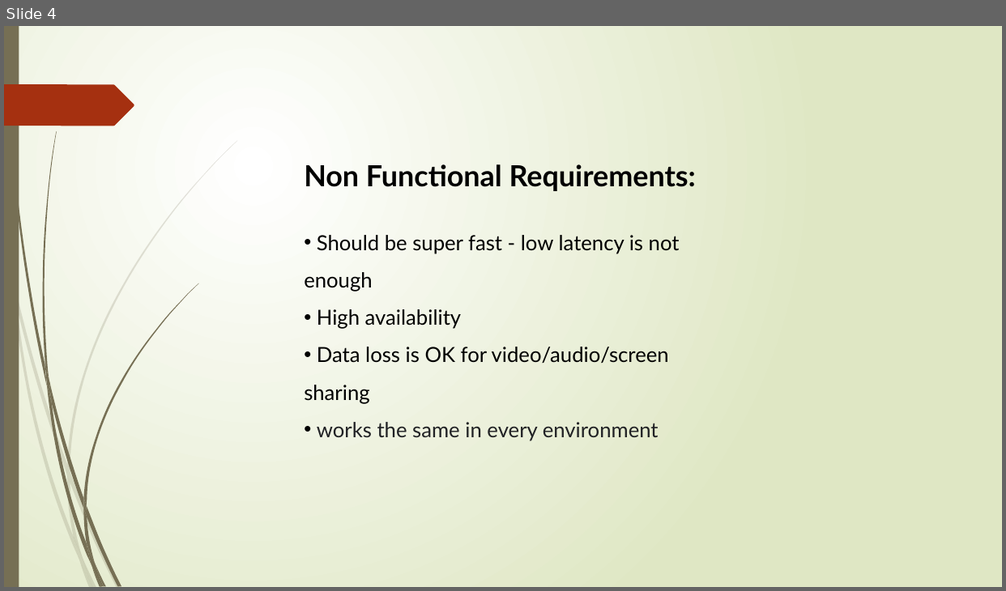
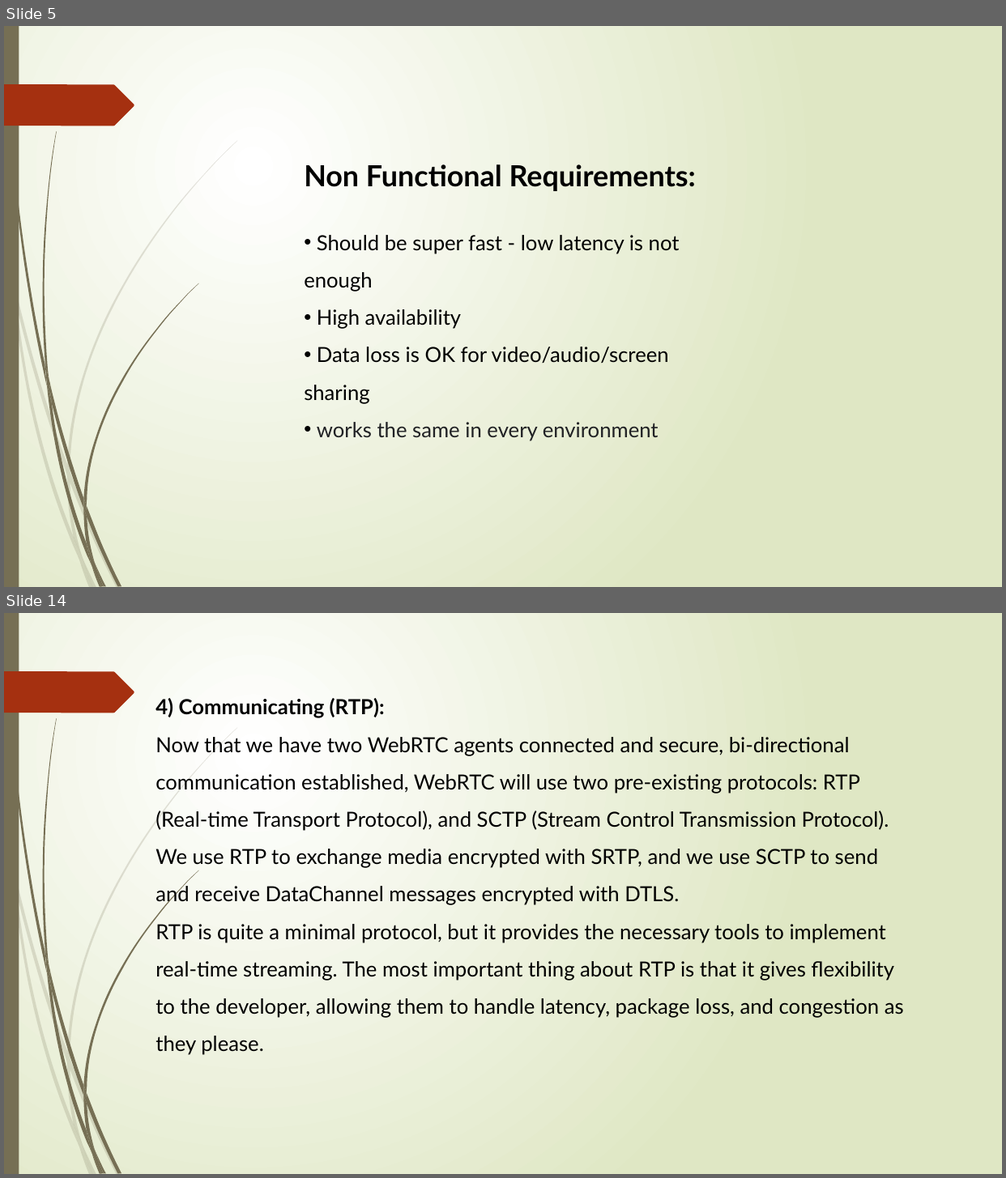
Before and after one commit to ShubhamOulkar/Video-Conferencing-Web-App, a slide deck: report_folder/detail_project_report.pptx. Shown one above the other, each under a label of ours: slide 4 before the commit, slides 5 and 14 after it; the slides between them are not shown. The pictures are 1006x591 and 1006x1178 pixels, drawn with LibreOffice and Linux fonts; fonts in the diff are those of the drawing. Boxes give left, top, right and bottom in pixels: in the first picture for what was removed or moved away, otherwise in the second. Text is boxed around its words. In the diff, an @@ line names an element or a change of style, - is before the commit and + after.

```diff
--- a/report_folder/detail_project_report.pptx
+++ b/report_folder/detail_project_report.pptx
@@ slide 14 added at [4,613,1002,1174], background gradient #FFFFFF to #DFE8C4; not listed: 24 template elements that a slide beside it also shows @@
@@ text added at [155,698,904,1055], 20 pt, text #000000 @@
+4) Communicating (RTP):
+Now that we have two WebRTC agents connected and secure, bi-directional communication established, WebRTC will use two pre-existing protocols: RTP (Real-time Transport Protocol), and SCTP (Stream Control Transmission Protocol). We use RTP to exchange media encrypted with SRTP, and we use SCTP to send and receive DataChannel messages encrypted with DTLS.
+RTP is quite a minimal protocol, but it provides the necessary tools to implement real-time streaming. The most important thing about RTP is that it gives flexibility to the developer, allowing them to handle latency, package loss, and congestion as they please.
@@ what was slide 4 is now slide 5 @@
```
Also in this commit, not shown: 4 slides changed, 8 other slides added, 4 slides removed, 30 other files.
